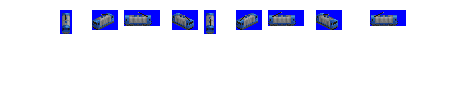
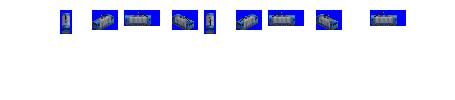
Revision of a layered 455px x 100px image; what changed, layer by layer:
painted on "hopper" over (96, 14, 334, 28)
painted on "Background" over (92, 13, 338, 30)
